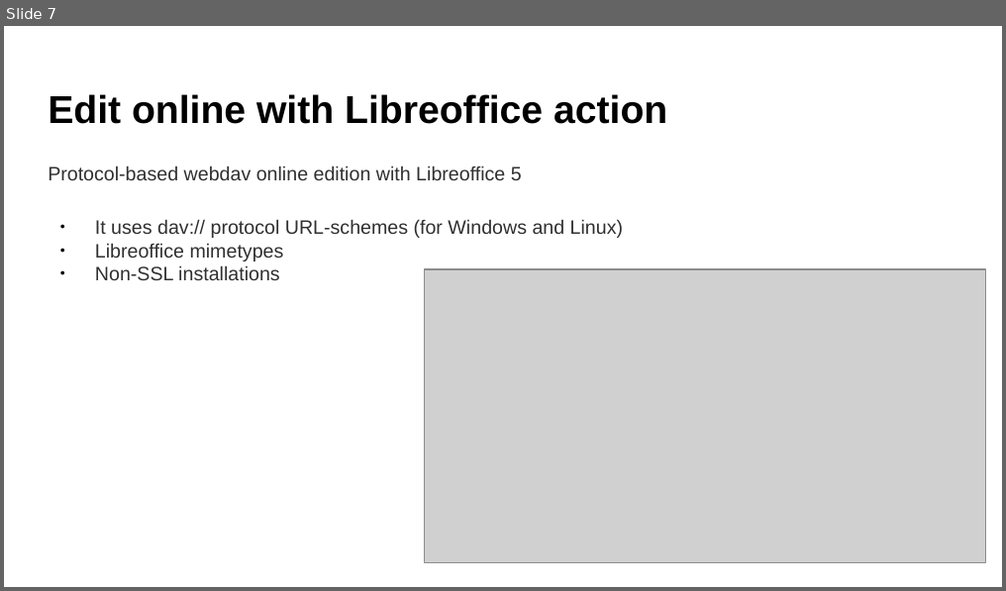
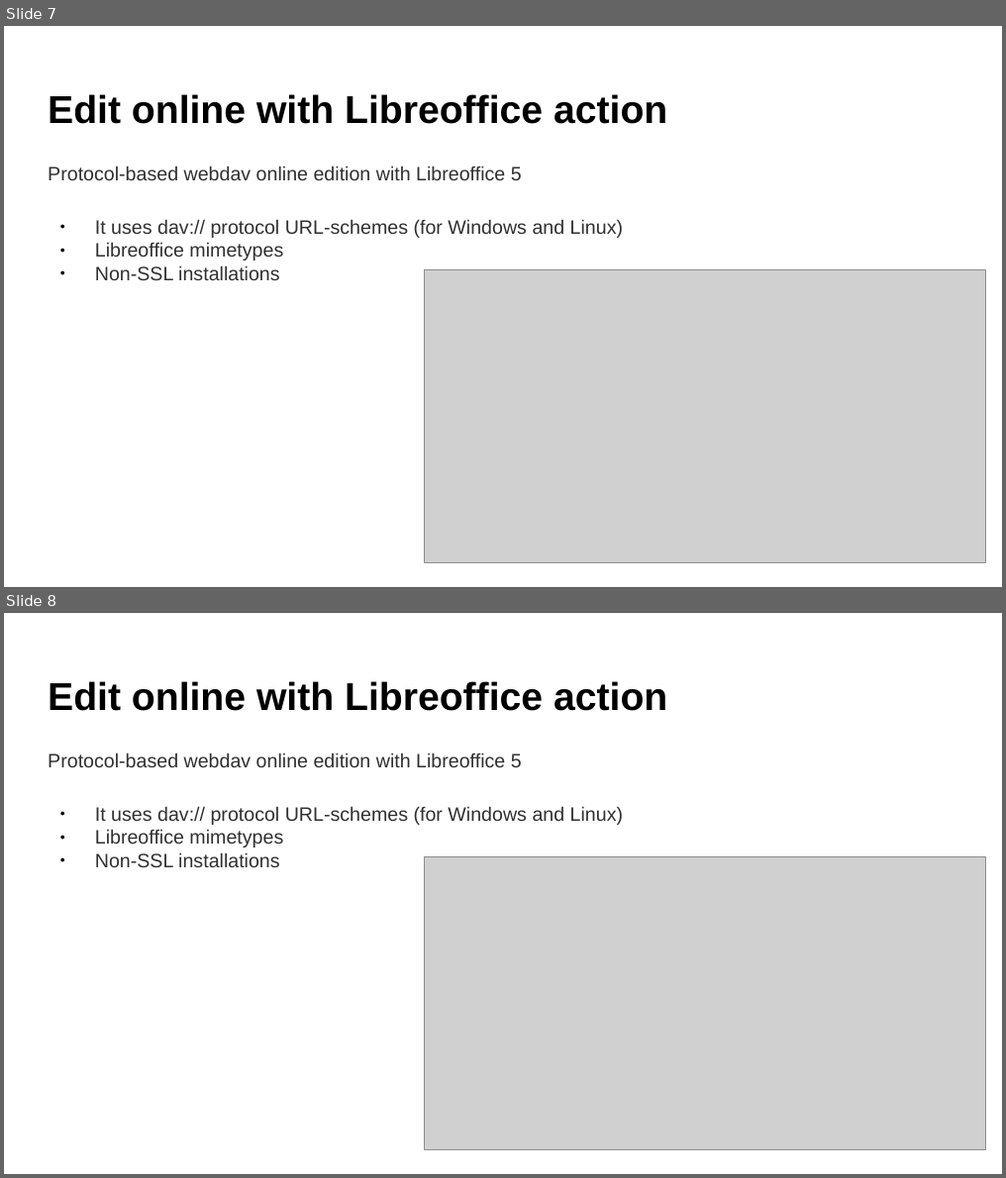
Before and after one commit to OrderOfTheBee/beecon, a slide deck: 2017/assets/files/L08/L08-Javascript API based developments for improving your Alfresco experience [Lightning Talk (5 m)].pptx. Shown one above the other, each under a label of ours: slide 7 before the commit, slides 7 and 8 after it. The pictures are 1006x591 and 1006x1178 pixels, drawn with LibreOffice and Linux fonts; fonts in the diff are those of the drawing; grey boxes stand for pictures; background and template pictures are left out. Boxes give left, top, right and bottom in pixels: in the first picture for what was removed or moved away, otherwise in the second. Text is boxed around its words. In the diff, an @@ line names an element or a change of style, - is before the commit and + after.

```diff
--- a/2017/assets/files/L08/L08-Javascript API based developments for improving your Alfresco experience [Lightning Talk (5 m)].pptx
+++ b/2017/assets/files/L08/L08-Javascript API based developments for improving your Alfresco experience [Lightning Talk (5 m)].pptx
@@ slide 8 added at (4,613,1002,1174), background picture (left out) @@
@@ text added at (48,681,667,711), 28 pt, text #000000, bold @@
+Edit online with Libreoffice action
@@ text added at (48,753,623,867), 14 pt, text #303030 @@
+Protocol-based webdav online edition with Libreoffice 5
+● It uses dav:// protocol URL-schemes (for Windows and Linux)
+● Libreoffice mimetypes
+● Non-SSL installations
@@ picture added at (424,857,986,1150) @@
```
Also in this commit, not shown: 1 slide changed, 4 other slides added, 9 other files.
